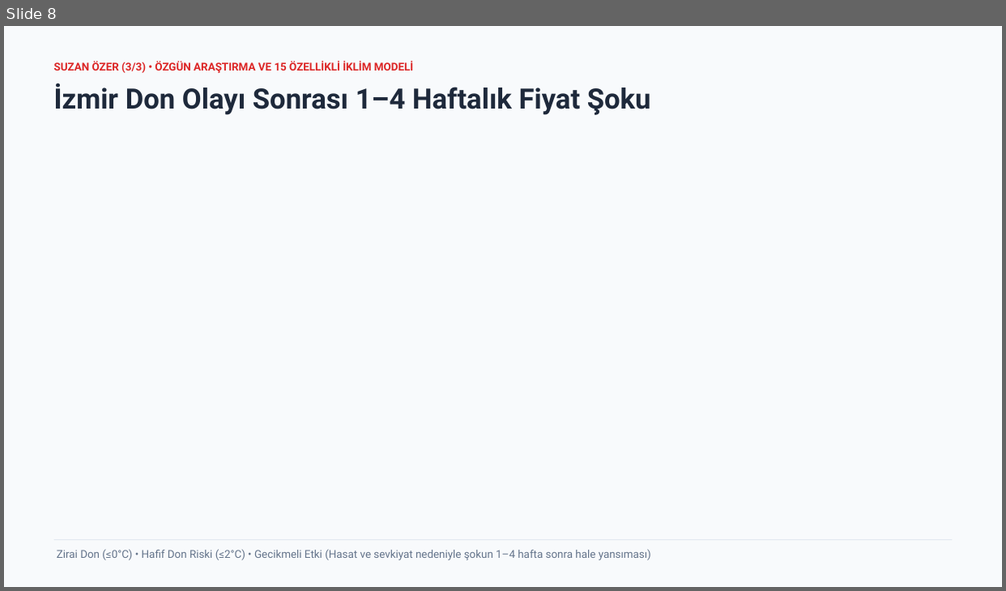
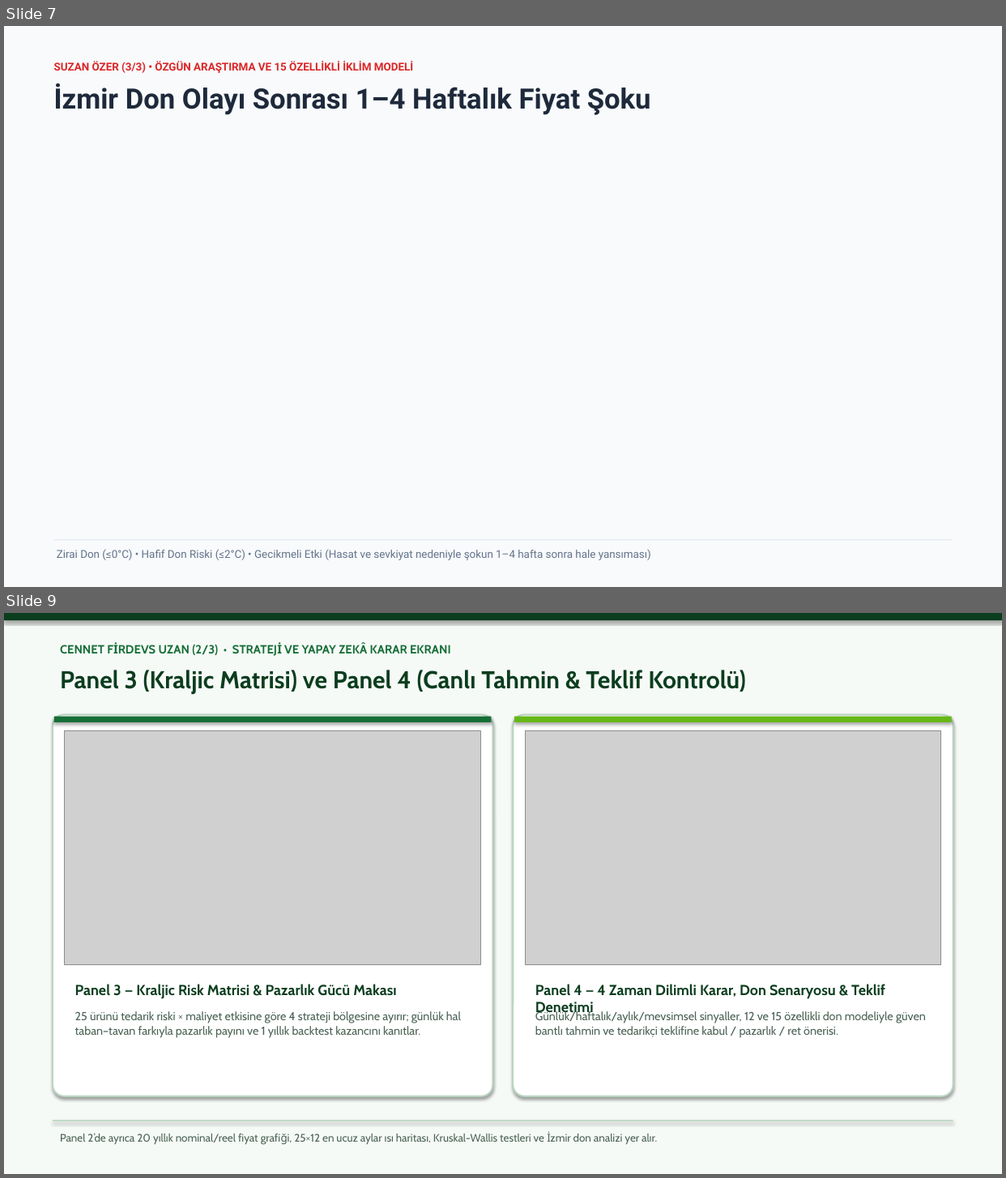
Before and after one commit to C-firdevs/G04_HalFiyat, a slide deck: 05_Sunum/G04_Sunum.pptx. Shown one above the other, each under a label of ours: slide 8 before the commit, slides 7 and 9 after it; the slides between them are not shown. The pictures are 1006x591 and 1006x1178 pixels, drawn with LibreOffice and Linux fonts; fonts in the diff are those of the drawing; grey boxes stand for pictures; background and template pictures are left out. Boxes give left, top, right and bottom in pixels: in the first picture for what was removed or moved away, otherwise in the second. Text is boxed around its words. In the diff, an @@ line names an element or a change of style, - is before the commit and + after.

Commit message:
docs(presentation): refine G04_Sunum.pptx to exact 12 slides (8-12 slide limit) with 6 live app screenshots

```diff
--- a/05_Sunum/G04_Sunum.pptx
+++ b/05_Sunum/G04_Sunum.pptx
@@ slide 9 added at (x1=4, y1=613, x2=1002, y2=1174), background #F6FAF7 @@
@@ rectangle added at (x1=4, y1=613, x2=1002, y2=620), fill #0B3D1E @@
@@ text added at (x1=60, y1=643, x2=451, y2=655), 11.5 pt, text #166E37, bold @@
+CENNET FİRDEVS UZAN (2/3) • STRATEJİ VE YAPAY ZEKÂ KARAR EKRANI
@@ text added at (x1=60, y1=670, x2=746, y2=695), 23.5 pt, text #0B3D1E, bold @@
+Panel 3 (Kraljic Matrisi) ve Panel 4 (Canlı Tahmin & Teklif Kontrolü)
@@ rounded rectangle added at (x1=53, y1=715, x2=493, y2=1097), fill #FFFFFF, outline #B9D7C2 1.5 pt @@
@@ rectangle added at (x1=54, y1=717, x2=492, y2=722), fill #166E37 @@
@@ picture added at (x1=65, y1=731, x2=481, y2=965) @@
@@ rounded rectangle added at (x1=513, y1=715, x2=953, y2=1097), fill #FFFFFF, outline #B9D7C2 1.5 pt @@
@@ rectangle added at (x1=514, y1=717, x2=952, y2=722), fill #66B817 @@
@@ picture added at (x1=525, y1=731, x2=941, y2=965) @@
@@ text added at (x1=75, y1=984, x2=396, y2=999), 14 pt, text #0B3D1E, bold @@
+Panel 3 — Kraljic Risk Matrisi & Pazarlık Gücü Makası
@@ text added at (x1=535, y1=984, x2=885, y2=1016), 14 pt, text #0B3D1E, bold @@
+Panel 4 — 4 Zaman Dilimli Karar, Don Senaryosu & Teklif Denetimi
@@ text added at (x1=75, y1=1012, x2=461, y2=1037), 11.2 pt, text #4B6355 @@
+25 ürünü tedarik riski × maliyet etkisine göre 4 strateji bölgesine ayırır; günlük hal taban–tavan farkıyla pazarlık payını ve 1 yıllık backtest kazancını kanıtlar.
@@ text added at (x1=535, y1=1011, x2=926, y2=1037), 11.2 pt, text #4B6355 @@
+Günlük/haftalık/aylık/mevsimsel sinyaller, 12 ve 15 özellikli don modeliyle güven bantlı tahmin ve tedarikçi teklifine kabul / pazarlık / ret önerisi.
@@ rectangle added at (x1=53, y1=1121, x2=953, y2=1122), fill #B9D7C2 @@
@@ text added at (x1=60, y1=1132, x2=657, y2=1145), 10.5 pt, text #4B6355 @@
+Panel 2’de ayrıca 20 yıllık nominal/reel fiyat grafiği, 25×12 en ucuz aylar ısı haritası, Kruskal-Wallis testleri ve İzmir don analizi yer alır.
@@ what was slide 8 is now slide 7 @@
```
Also in this commit, not shown: 2 slides changed, 7 slides removed.
